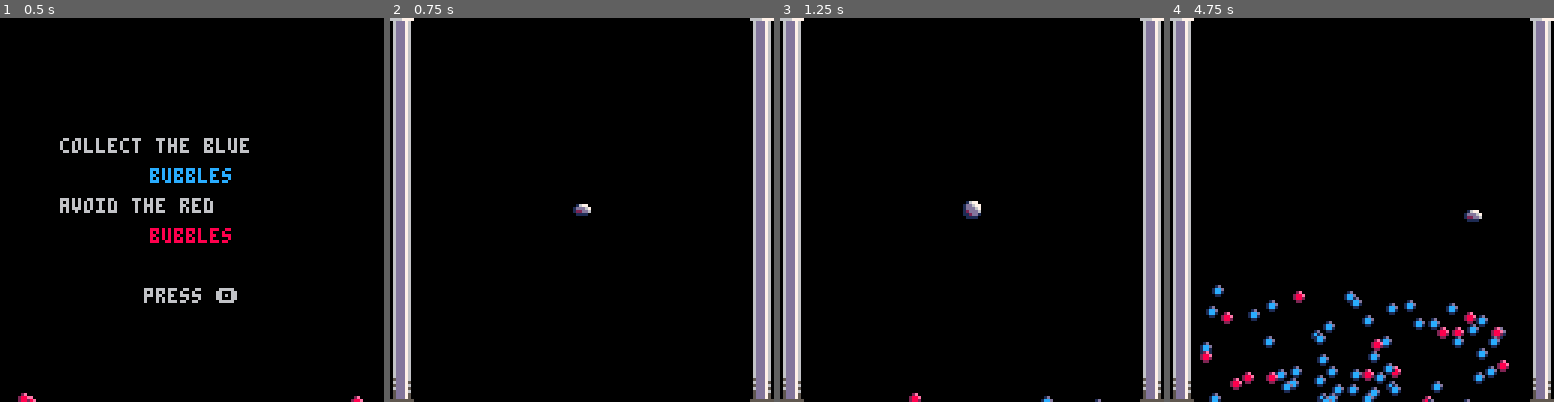
Above: before the commit, frames 1-4 (left to right).
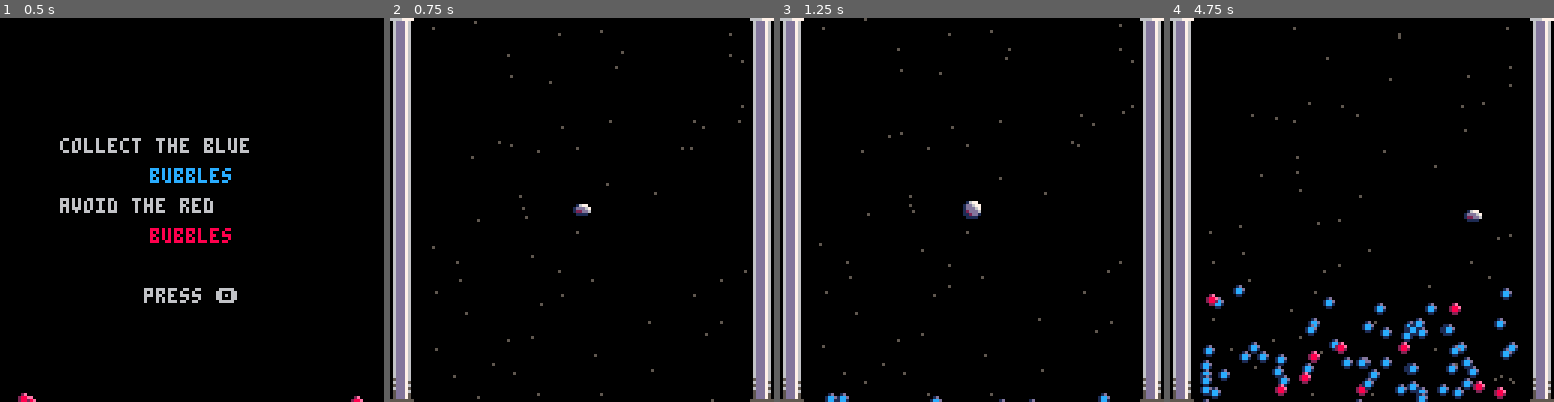
Above: after the commit, the same moments.

Repository: ThomasPietrzak/bubbles
Game: PICO-8 cartridge bubbles.p8
Two runs of this game, one before a commit and one after it. Both use one fixed random seed, a clock stepped at 60 frames per second and the inputs below.
Inputs:
- Up to frame 1 (0.5 s): no input
- Up to frame 2 (0.75 s): tap O (Z key) at 0.7 s
- Up to frame 3 (1.25 s): no input
- Up to frame 4 (4.75 s): hold Right 1.6-2.1 s; tap O (Z key) every 0.4 s from 1.7 to 4.5 s; hold Up 2.15-2.42 s; hold Right 2.47-3.03 s; hold Left 3.08-3.58 s; hold Down 3.63-3.97 s; hold Right 4.02-4.68 s; hold Up from 4.73 s (still down)

Frame 1 is identical in both runs. In frame 2, 0.4% of the frame differs, in the area x 10-93%, y 0-100%; in frame 3, 0.7%; in frame 4, 8.1%, in the area x 7-91%, y 2-100%.

Commit message:
Add high score, background stars.

Diff:
--- a/bubbles.p8
+++ b/bubbles.p8
@@ -5,6 +5,12 @@
 -- by tom
 
 function _init()
+	cartdata("bubbles")
+	best=dget(0)
+	if best==nil then
+		best=0
+		dset(0,best)
+	end
 	level=1
 	srand()
 
@@ -27,6 +33,11 @@
 	max_items = 1000
 	bubble_fly_probability=70
 
+	stars={}
+	for i=1,60 do
+	 add(stars,{x=rnd(110)+9,y=rnd(128),c=5})
+	end
+
 	bonus=0
 	malus=0
 
@@ -42,6 +53,7 @@
 
  bonus=0
  malus=0
+ level=1
 end
 
 function game_update()
@@ -56,6 +68,7 @@
 
 	fly_bubbles()
 	spawn_bubbles()
+	move_stars()
 end
 
 function fly_bubbles()
@@ -82,9 +95,23 @@
 	end
 end
 
+function move_stars()
+ for s in all(stars) do
+ 	if rnd(100)<10 then
+  	s.x+=rnd(1)-0.5
+	  s.x=clamp(s.x,min_x,max_x)
+	  s.y-=1
+	  if s.y<0 then
+	   s.x=rnd(128)
+	   s.y=128
+	  end
+	 end
+ end
+end
+
 function keep_in_bounds()
 	if player.x<min_x then player.x=min_x end
-	if player.x>max_x-7 then player.x=max_x-7 end
+	if player.x>max_x-2 then player.x=max_x-2 end
 	if player.y<min_y-1 then player.y=min_y-1 end
 	if player.y>max_y-7 then player.y=max_y-7 end
 end
@@ -105,11 +132,11 @@
 end
 
 function check_win_lose()
- if (bonus >= 128) then -- win
+ if (bonus >= 126) then -- win
   clear_init()
   _draw=clear_draw
   _update=clear_update
- elseif (malus >= 128) then -- lose
+ elseif (malus >= 126) then -- lose
   gameover_init()
   _draw=gameover_draw
   _update=gameover_update
@@ -129,6 +156,7 @@
 function game_draw()
 	cls(0)
 	map(0,0,0,0)
+	foreach(stars,draw_star)
 	foreach(items,draw_item)
 	draw_player()
  draw_bars()
@@ -151,6 +179,9 @@
 	end
 end
 
+function draw_star(s)
+ pset(s.x,s.y,s.c)
+end
 -->8
 -- title screen
 
@@ -200,6 +231,10 @@
 	print("avoid the red",20,60,6)
 	print("bubbles",50,70,8)
 	print("press 🅾️",48,90,6)
+
+	if best>0 then
+ 	print("high score: level "..best,20,100,10)
+	end
 end
 
 -->8
@@ -234,6 +269,10 @@
 -- game over
 
 function gameover_init()
+ if level>best then
+  best=level
+  dset(0,best)
+ end
 end
 
 function gameover_update()
@@ -249,8 +288,14 @@
 function gameover_draw()
  cls()
  --map(0,0,0,0)
-	print("game over",46,40,8)
-	print("level "..level,50,60,8)
+	print("game over",46,30,8)
+	print("level "..level,50,50,8)
+
+ if level==best then
+		print("best score!",44,70,8)
+ end
+
+ print("press 🅾️ to restart",22,90,6)
 end
 
 -->8
Not shown, changed: the thumbnail (__label__) section of bubbles.p8
Not shown, changed: bubbles.p8.png
